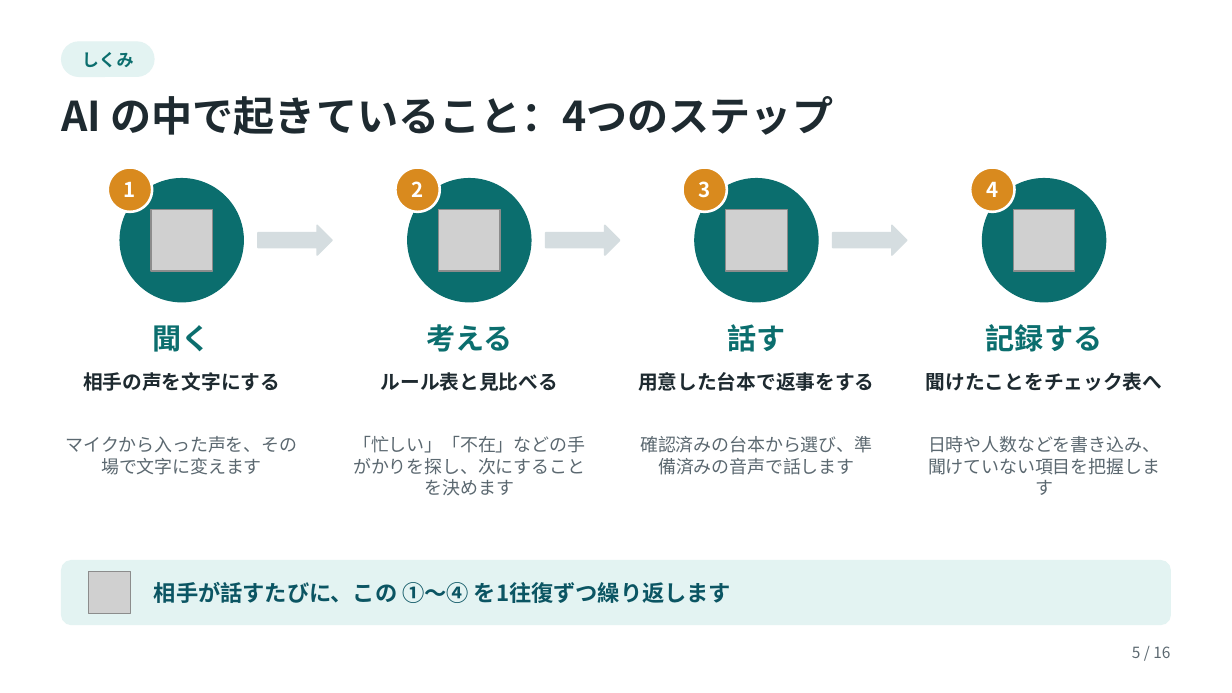
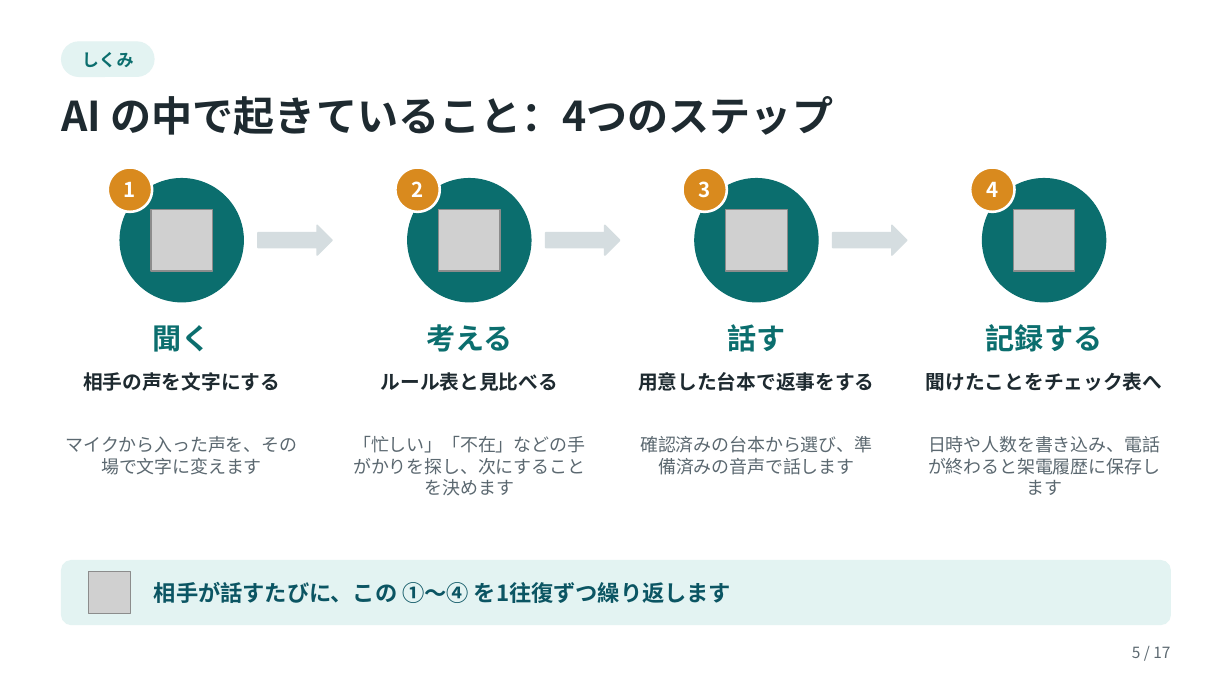
Before and after one commit to mhashimoto-debug/ai-call-agent, a slide deck: slide 5 of docs/AI架電エージェントのしくみ.pptx. Drawn at 1232x693 pixels with LibreOffice and Linux fonts; fonts in the diff are those of the drawing; grey boxes stand for pictures. Boxes give left, top, right and bottom in pixels: in the first picture for what was removed or moved away, otherwise in the second. Text is boxed around its words. In the diff, an @@ line names an element or a change of style, - is before the commit and + after.

```diff
--- a/docs/AI架電エージェントのしくみ.pptx
+++ b/docs/AI架電エージェントのしくみ.pptx
@@ text at box(928, 436, 1160, 495): text changed @@
-日時や人数などを書き込み、聞けていない項目を把握します
+日時や人数を書き込み、電話が終わると架電履歴に保存します
@@ text at box(1132, 646, 1170, 658): text changed @@
-5 / 16
+5 / 17
```
Also in this commit, not shown: 13 other slides changed, 1 slide added, 8 other files.
